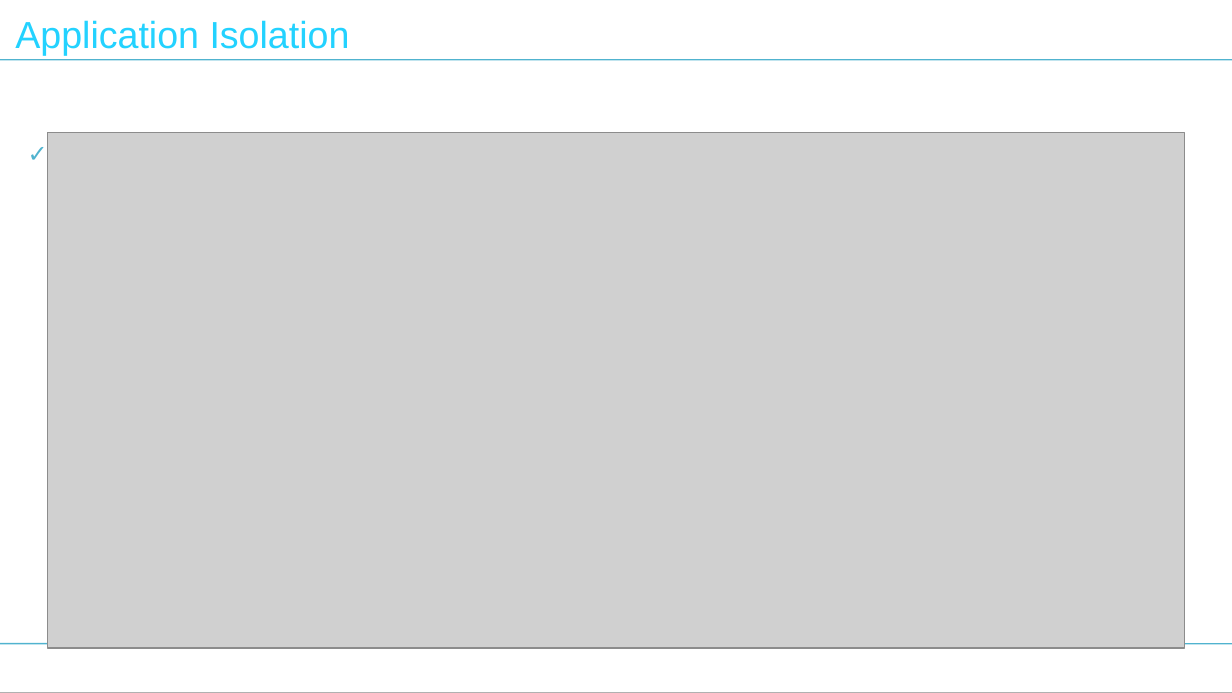
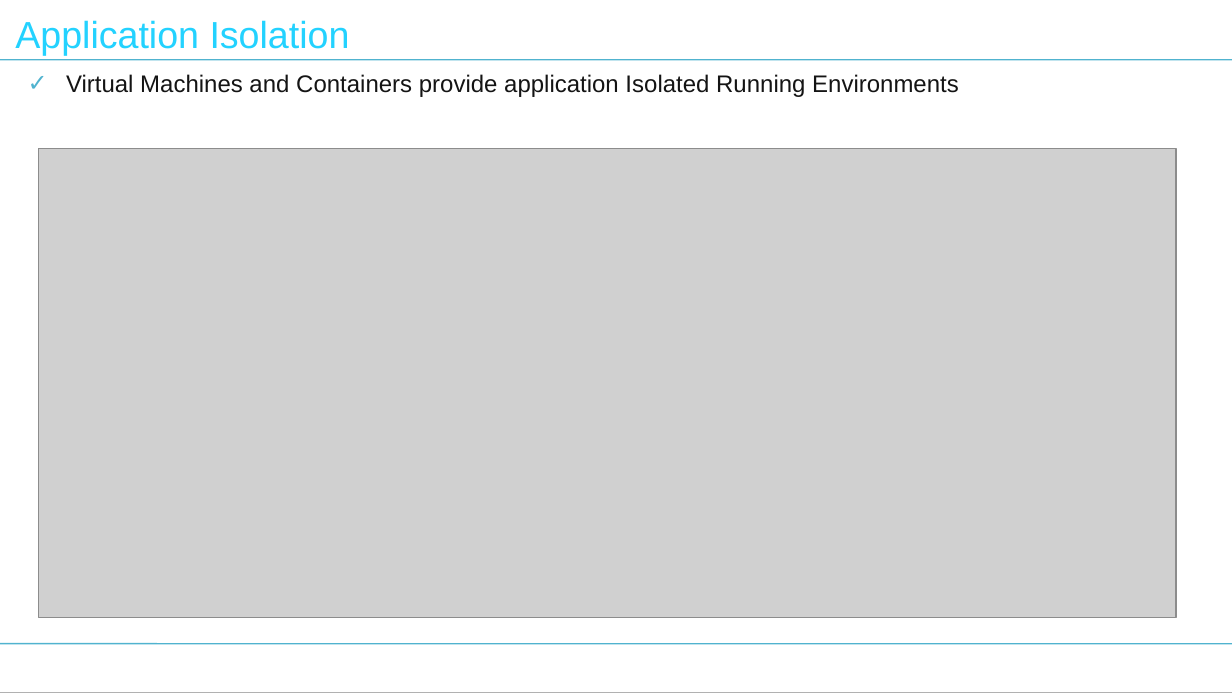
Before and after one commit to nilaybose/minikubedemo, a slide deck: slide 6 of docs/Tech Talk - Kubernetes.pptx. Drawn at 1232x693 pixels with LibreOffice and Linux fonts; fonts in the diff are those of the drawing; grey boxes stand for pictures. Boxes give left, top, right and bottom in pixels: in the first picture for what was removed or moved away, otherwise in the second. Text is boxed around its words. In the diff, an @@ line names an element or a change of style, - is before the commit and + after.

```diff
--- a/docs/Tech Talk - Kubernetes.pptx
+++ b/docs/Tech Talk - Kubernetes.pptx
@@ text added at box(66, 74, 959, 97), 14 pt, text #141414 @@
+✓ Virtual Machines and Containers provide application Isolated Running Environments
@@ picture: place and size @@
-picture at box(47, 133, 1184, 648)
+picture at box(38, 149, 1175, 617)
```
Also in this commit, not shown: 3 other slides changed, 2 slides added, 2 other files.
